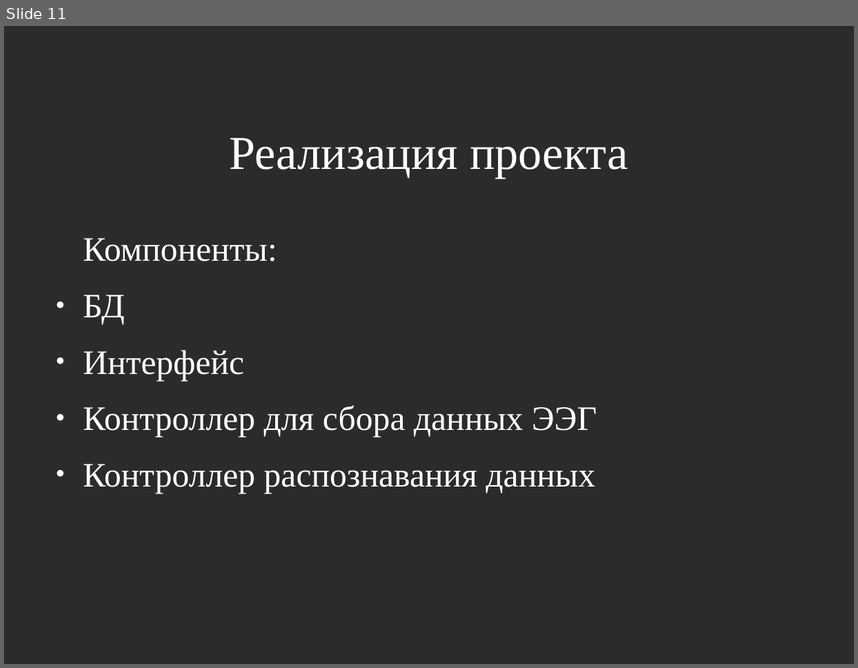
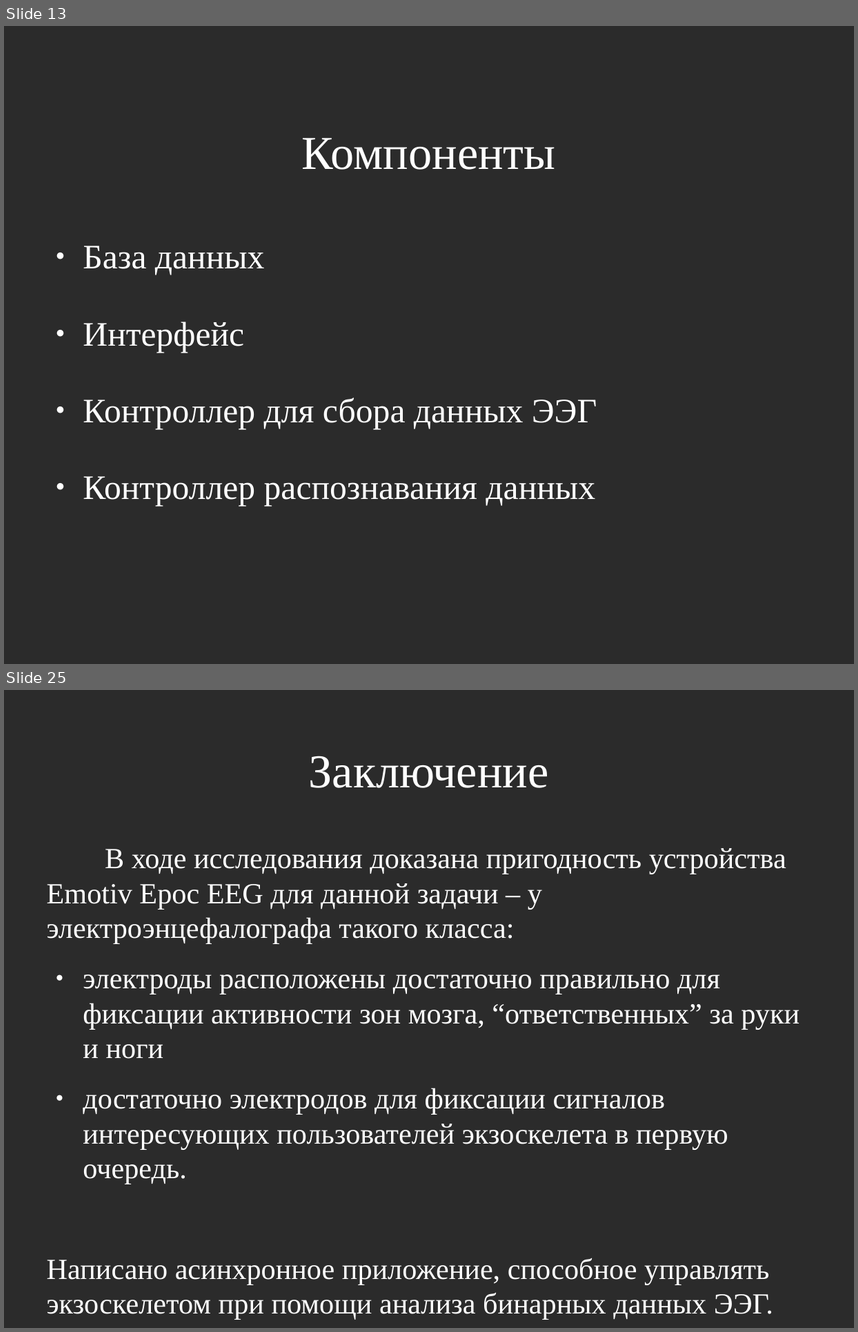
Before and after one commit to jbenua/Biomeh-BCI, a slide deck: pred.odp. Shown one above the other, each under a label of ours: slide 11 before the commit, slides 13 and 25 after it; the slides between them are not shown. The pictures are 858x668 and 858x1332 pixels, drawn with LibreOffice and Linux fonts; fonts in the diff are those of the drawing; background and template pictures are left out; a plain dark background stands for a picture behind light text. Boxes give left, top, right and bottom in pixels: in the first picture for what was removed or moved away, otherwise in the second. Text is boxed around its words. In the diff, an @@ line names an element or a change of style, - is before the commit and + after.

```diff
--- a/pred.odp
+++ b/pred.odp
@@ slide 25 added at [4, 690, 854, 1328], background picture (left out) @@
@@ title added at [309, 756, 549, 788], 44 pt, text #FFFFFF @@
+Заключение
@@ text added at [47, 848, 800, 1319], 27.2 pt, text #FFFFFF @@
+В ходе исследования доказана пригодность устройства Emotiv Epoc EEG для данной задачи – у электроэнцефалографа такого класса:
+● электроды расположены достаточно правильно для фиксации активности зон мозга, “ответственных” за руки и ноги
+● достаточно электродов для фиксации сигналов интересующих пользователей экзоскелета в первую очередь.
+Написано асинхронное приложение, способное управлять экзоскелетом при помощи анализа бинарных данных ЭЭГ.
@@ what was slide 11 is now slide 13 @@
@@ slide 13 changed as well @@
@@ title at [302, 138, 556, 170]: text changed @@
-Реализация проекта
+Компоненты
@@ text at [83, 245, 265, 275]: text changed @@
-Компоненты:
-● БД
+● База данных
@@ text at [83, 321, 597, 506]: line spacing 1 to 1.5 @@
```
Also in this commit, not shown: 8 other slides changed, 16 other slides added, 3 slides removed, 14 other files.
